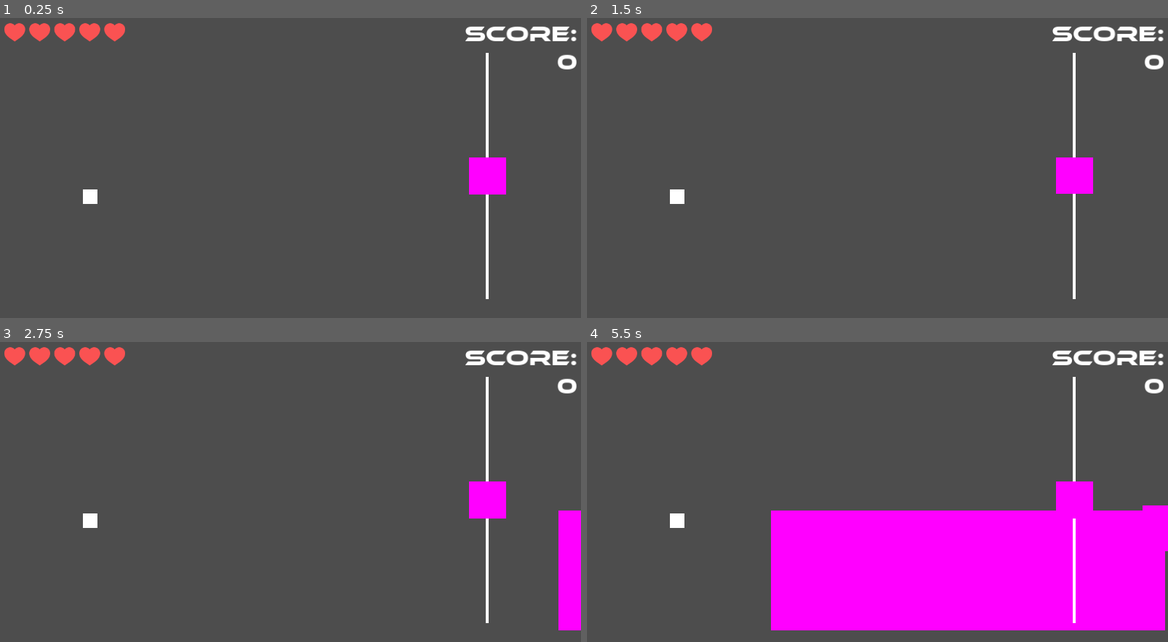
Above: before the commit, frames 1-4 (two rows, left to right).
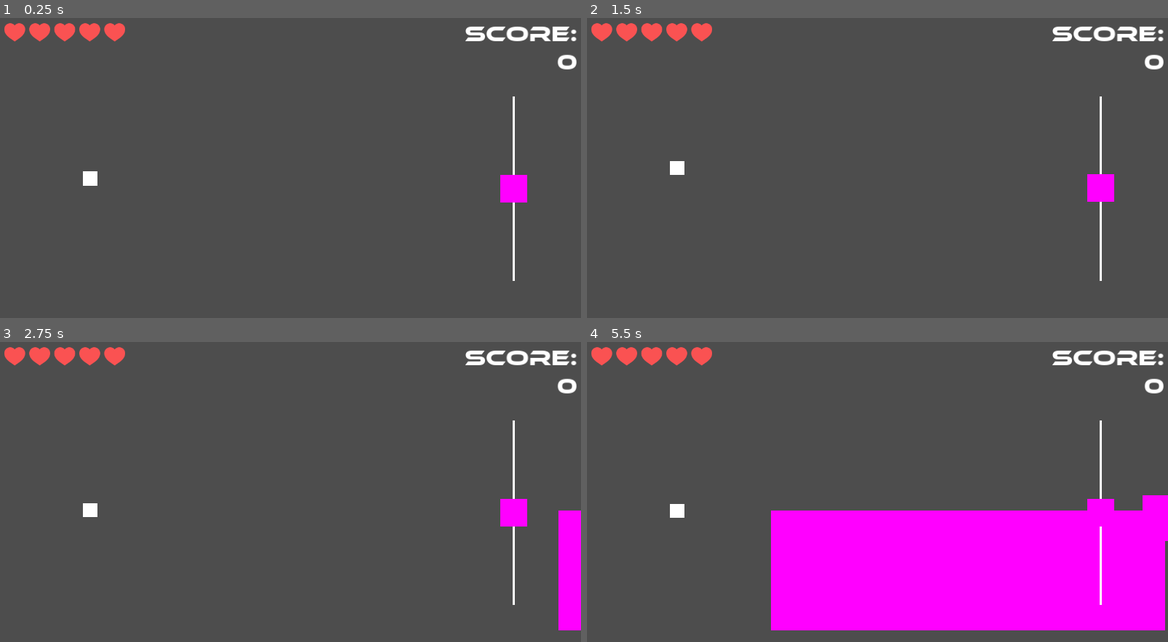
Above: after the commit, the same moments.

Repository: mauro-vb/mobile-game-project
Game: Godot game, scene res://scenes/main.tscn
Two runs of this game, one before a commit and one after it. Both use one fixed random seed, a clock stepped at 60 frames per second and the inputs below.
Inputs (mouse positions are in pixels of both pictures, inside the frame that each line leads up to; where the layout moved, square brackets give the same spot in the first picture):
- Up to frame 1 (0.25 s): no input
- Up to frame 2 (1.5 s): click (1104, 189) [1075, 177] at 0.5 s; tap Enter at 1.25 s; move the mouse to (1005, 162) at 1.27 s; hold Up (up) from 1.28 s (still down)
- Up to frame 3 (2.75 s): tap Space at 2 s; move the mouse to (174, 519) at 2.02 s; release Up (up) at 2.03 s; hold Down (down) from 2.03 s (still down)
- Up to frame 4 (5.5 s): move the mouse to (935, 432) at 2.77 s; release Down (down) at 2.78 s; hold Up (up) 2.78-4.28 s; move the mouse to (848, 567) at 3.52 s; move the mouse to (1051, 552) at 4.27 s; hold Down (down) from 4.28 s (still down); move the mouse to (703, 453) at 5.02 s

The runs differ from the first frame. In frame 1, 1.9% of the frame differs, in the area x 14-91%, y 11-94%; in frame 2, 1.9%; in frame 3, 1.8%; in frame 4, 1.6%.

Commit message:
added smoother use of slider

Diff:
--- a/scenes/main.tscn
+++ b/scenes/main.tscn
@@ -30,7 +30,7 @@
 size_flags_horizontal = 8
 
 [node name="Slider" parent="." instance=ExtResource("4_8isje")]
-position = Vector2(1074, 354)
-scale = Vector2(2, 2)
+position = Vector2(1132, 382)
+scale = Vector2(1.5, 1.5)
 
 [connection signal="timeout" from="ObstacleGen/Timer" to="ObstacleGen" method="_on_timer_timeout"]
--- a/scripts/player.gd
+++ b/scripts/player.gd
@@ -10,19 +10,23 @@
 
 var set_flash_state = func(v): sprite.material.set_shader_parameter("flashState", v)
 
+
+@onready var sprite = $TempSprite
 @onready var slider = $"../Slider"
-@onready var sprite = $TempSprite
+
 @export var health : HealthComponent
 
 func _ready():
+	position.y = 360
+
 	add_to_group("player")
 
 func wants_move_up():
-	return slider.y_val < - slider.deadzone
+	return slider.smooth_control_up(position.y)
 	return Input.is_action_pressed("up")
 
 func wants_move_down():
-	return slider.y_val > slider.deadzone
+	return slider.smooth_control_down(position.y)
 	return Input.is_action_pressed("down")
 
 func hurt():
--- a/scripts/ui/slider.gd
+++ b/scripts/ui/slider.gd
@@ -1,16 +1,43 @@
 extends Node2D
-
+class_name CustomSLider
 
 
 @onready var knob = $Knob
 
-var y_val:float
+var y_val: float
 
 @export var max_length = 150
-@export var deadzone = .3
+@export var deadzone = 0.1
 
 func _process(delta):
+	# Adjust transparency based on pressing state
 	if knob.pressing:
-		self.modulate[3] = 0.4
+		self.modulate.a = 0.4
 	else:
-		self.modulate[3] = 1
+		self.modulate.a = 1
+
+func normalize_player_y(player_y: float) -> float:
+	return (player_y - (GameParameters.WINDOW_HEIGHT / 2)) / (GameParameters.WINDOW_HEIGHT / 2)
+
+func apply_deadzone(value: float, deadzone: float) -> float:
+	if abs(value) < deadzone:
+		return 0
+	return value
+
+func smooth_control(player_y: float, direction: int) -> bool:
+	var normalized_player_y = normalize_player_y(player_y)
+	var max_up = y_val <= -.95
+	var max_down = y_val >= .95
+	if direction > 0:
+		# For smooth_control_up
+		return max_up or (y_val - deadzone < normalized_player_y and not max_down)
+	else:
+		# For smooth_control_down
+		return max_down or (
+			y_val + deadzone > normalized_player_y and not max_up)
+
+func smooth_control_up(player_y: float) -> bool:
+	return smooth_control(player_y, 1)
+
+func smooth_control_down(player_y: float) -> bool:
+	return smooth_control(player_y, -1)
